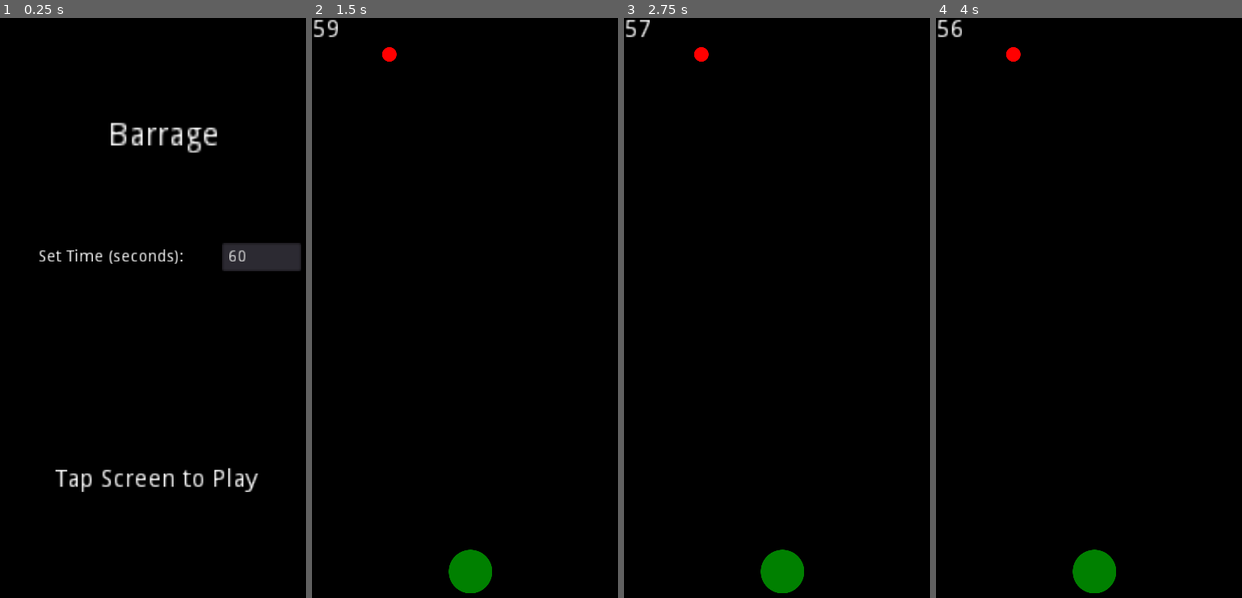
Above: before the commit, frames 1-4 (left to right).
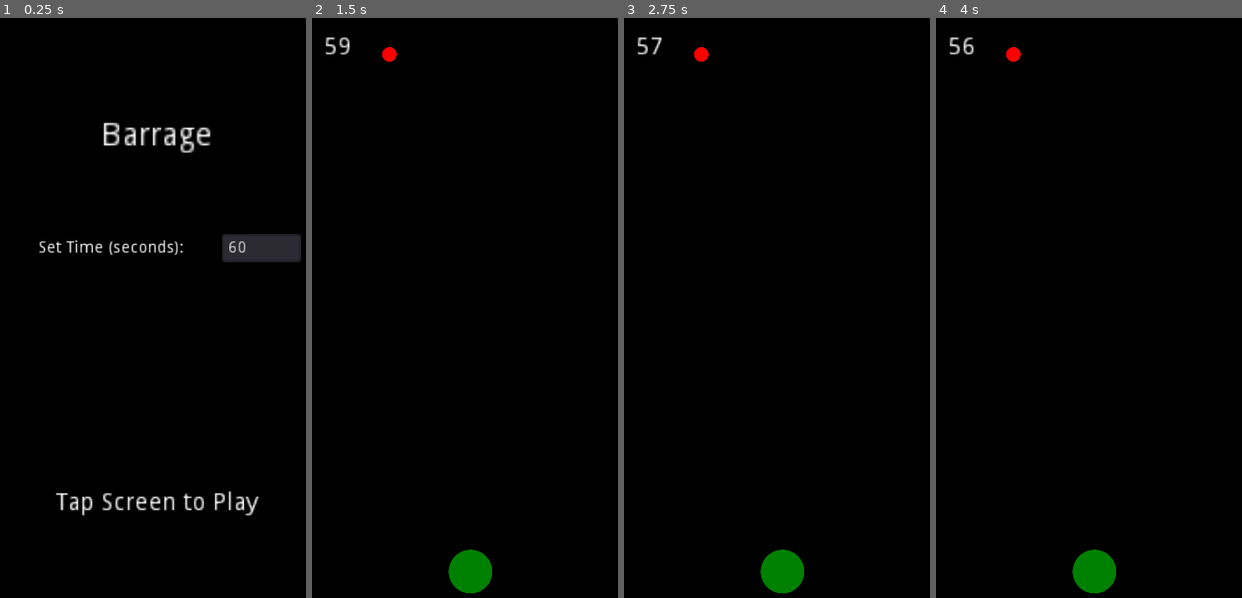
Above: after the commit, the same moments.

Repository: jak3703/Barrage
Game: Godot game, scene res://scenes/main/main.tscn
Same seed, same stepped clock (60 frames per second), same inputs: the game is played once before the commit and once after it.
Inputs:
- Up to frame 1 (0.25 s): no input
- Up to frame 2 (1.5 s): click "Tap Screen to Play" at 0.5 s; tap Enter at 1.25 s
- Up to frame 3 (2.75 s): tap Space at 2 s
- Up to frame 4 (4 s): tap Enter at 3.5 s

The runs differ from the first frame. In frame 1, 4.5% of the frame differs, in the area x 12-99%, y 17-86%; in frame 2, 0.3%; in frame 3, 0.2%; in frame 4, 0.3%.

Commit message:
included anchors in menu where appropriate

Diff:
--- a/scenes/game/game.tscn
+++ b/scenes/game/game.tscn
@@ -13,8 +13,9 @@
 [node name="Timer" type="Timer" parent="."]
 
 [node name="TimerLabel" type="Label" parent="."]
-margin_right = 44.0
-margin_bottom = 14.0
+margin_left = 40.0
+margin_top = 60.0
+margin_right = 80.0
 rect_scale = Vector2( 6, 6 )
 script = ExtResource( 3 )
 
--- a/scenes/menu/menu.tscn
+++ b/scenes/menu/menu.tscn
@@ -9,77 +9,93 @@
 [node name="menu" type="Node"]
 script = ExtResource( 5 )
 
-[node name="Title" type="Label" parent="."]
-margin_left = 540.0
+[node name="PlayButton" type="TextureButton" parent="."]
+anchor_top = 0.5
+anchor_right = 1.0
+anchor_bottom = 1.0
+script = ExtResource( 4 )
+
+[node name="PlayLabel" type="Label" parent="PlayButton"]
+anchor_left = 0.5
+anchor_top = 0.5
+anchor_right = 0.5
+anchor_bottom = 0.5
+margin_left = -58.0
+margin_top = -7.0
+margin_right = 58.0
+margin_bottom = 7.0
+rect_scale = Vector2( 6, 6 )
+rect_pivot_offset = Vector2( 58, 7 )
+text = "Tap Screen to Play"
+
+[node name="InfoControl" type="Control" parent="."]
+anchor_right = 1.0
+anchor_bottom = 0.5
+
+[node name="Title" type="Label" parent="InfoControl"]
+anchor_left = 0.5
+anchor_right = 0.5
+margin_left = -24.0
 margin_top = 400.0
-margin_right = 588.0
-margin_bottom = 414.0
+margin_right = 24.0
+margin_bottom = 14.0
 rect_scale = Vector2( 8, 8 )
 rect_pivot_offset = Vector2( 24, 7 )
 text = "Barrage"
 
-[node name="BestScoreLabel" type="Label" parent="."]
-margin_left = 240.0
-margin_top = 694.0
-margin_right = 312.0
-margin_bottom = 708.0
+[node name="BestScoreLabel" type="Label" parent="InfoControl"]
+anchor_left = 0.5
+anchor_right = 0.5
+margin_left = -300.0
+margin_top = 661.0
+margin_right = -228.0
+margin_bottom = 14.0
 rect_scale = Vector2( 4, 4 )
 rect_pivot_offset = Vector2( 36, 7 )
 text = "Best Score:"
 script = ExtResource( 3 )
 
-[node name="BestScore" type="Label" parent="BestScoreLabel"]
+[node name="BestScore" type="Label" parent="InfoControl/BestScoreLabel"]
 margin_left = 132.0
 margin_right = 215.0
 margin_bottom = 14.0
 align = 2
 
-[node name="LastScoreLabel" type="Label" parent="."]
-margin_left = 240.0
-margin_top = 616.0
-margin_right = 312.0
-margin_bottom = 630.0
+[node name="LastScoreLabel" type="Label" parent="InfoControl"]
+anchor_left = 0.5
+anchor_right = 0.5
+margin_left = -300.0
+margin_top = 588.0
+margin_right = -218.0
+margin_bottom = 602.0
 rect_scale = Vector2( 4, 4 )
 rect_pivot_offset = Vector2( 36, 7 )
 text = "Last Score:"
 script = ExtResource( 2 )
 
-[node name="LastScore" type="Label" parent="LastScoreLabel"]
+[node name="LastScore" type="Label" parent="InfoControl/LastScoreLabel"]
 margin_left = 132.0
 margin_right = 215.0
 margin_bottom = 14.0
 align = 2
 
-[node name="TimeLabel" type="Label" parent="."]
-margin_left = 240.0
-margin_top = 814.0
-margin_right = 365.0
-margin_bottom = 828.0
+[node name="TimeLabel" type="Label" parent="InfoControl"]
+anchor_left = 0.5
+anchor_right = 0.5
+margin_left = -300.0
+margin_top = 783.0
+margin_right = -171.0
+margin_bottom = 797.0
 rect_scale = Vector2( 4, 4 )
 rect_pivot_offset = Vector2( 36, 7 )
 text = "Set Time (seconds):"
 
-[node name="LineEdit" type="LineEdit" parent="TimeLabel"]
+[node name="LineEdit" type="LineEdit" parent="InfoControl/TimeLabel"]
 margin_left = 158.0
 margin_top = -5.0
 margin_right = 226.0
 margin_bottom = 19.0
 script = ExtResource( 1 )
 
-[node name="PlayButton" type="TextureButton" parent="."]
-margin_left = 8.0
-margin_top = 1011.0
-margin_right = 1078.0
-margin_bottom = 2214.0
-script = ExtResource( 4 )
-
-[node name="PlayLabel" type="Label" parent="PlayButton"]
-margin_left = 182.0
-margin_top = 533.0
-margin_right = 298.0
-margin_bottom = 547.0
-rect_scale = Vector2( 6, 6 )
-text = "Tap Screen to Play"
-
-[connection signal="text_changed" from="TimeLabel/LineEdit" to="TimeLabel/LineEdit" method="_on_LineEdit_text_changed"]
 [connection signal="button_up" from="PlayButton" to="PlayButton" method="_on_PlayButton_button_up"]
+[connection signal="text_changed" from="InfoControl/TimeLabel/LineEdit" to="InfoControl/TimeLabel/LineEdit" method="_on_LineEdit_text_changed"]
--- a/scenes/menu/menu_BestScoreLabel.gd
+++ b/scenes/menu/menu_BestScoreLabel.gd
@@ -27,10 +27,10 @@
 		Directory.new().remove("user://savegame.txt");
 		save_game.open("user://savegame.txt", File.WRITE);
 		save_game.store_string(GS.currentScore);
-		get_node("./BestScore").text = get_parent().format_score(GS.currentScore);
+		get_node("./BestScore").text = get_node('/root/main/master_parent/menu').format_score(GS.currentScore);
 		save_game.close();
 	elif best_score != "null":
-		get_node("./BestScore").text = get_parent().format_score(best_score);
+		get_node("./BestScore").text = get_node('/root/main/master_parent/menu').format_score(best_score);
 
 
 
